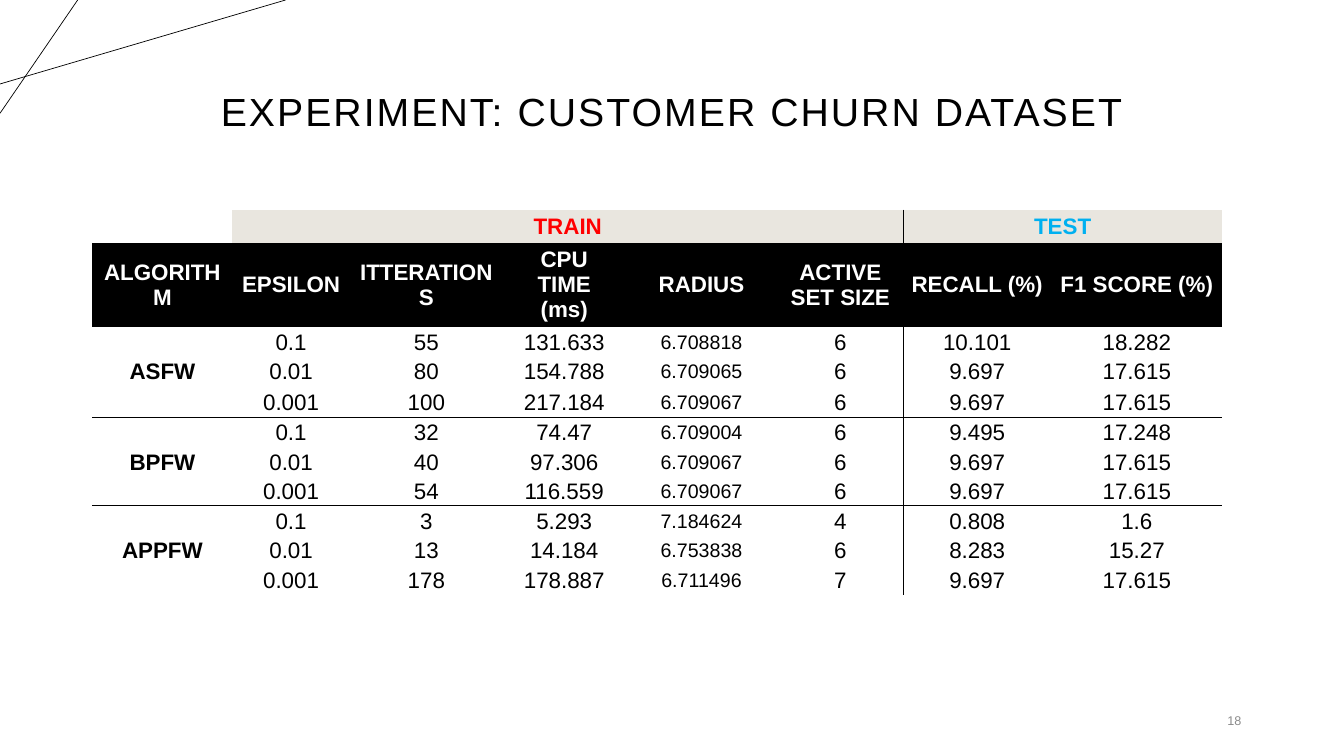
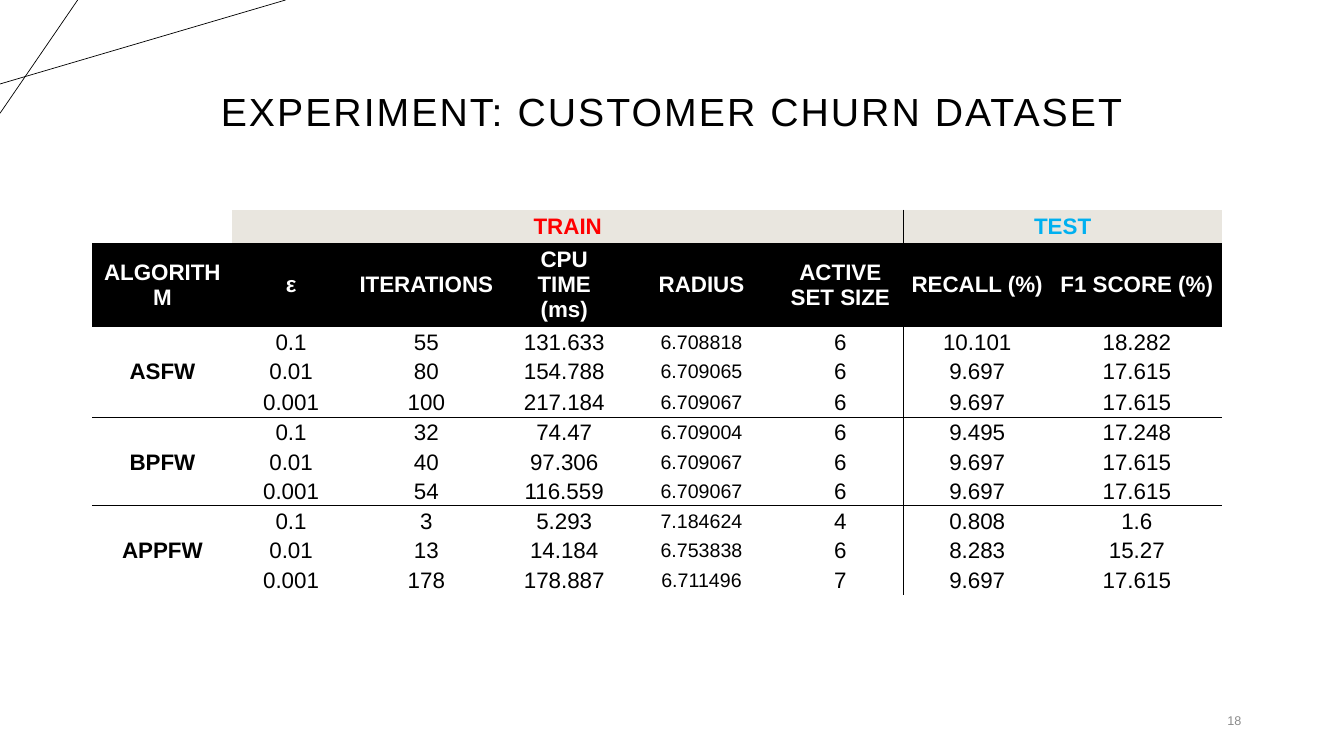
Before and after one commit to suleymanerim1/MEB_FrankWolfe_Optimization, a slide deck: slide 18 of Theory/Minimum Enclosing Ball for FW_Updated.pptx. Drawn at 1344x756 pixels with LibreOffice and Linux fonts; fonts in the diff are those of the drawing. Boxes give left, top, right and bottom in pixels: in the first picture for what was removed or moved away, otherwise in the second. Text is boxed around its words. In the diff, an @@ line names an element or a change of style, - is before the commit and + after.

```diff
--- a/Theory/Minimum Enclosing Ball for FW_Updated.pptx
+++ b/Theory/Minimum Enclosing Ball for FW_Updated.pptx
@@ table at (x1=93, y1=210, x2=1224, y2=603) @@
-row 2, column 2: EPSILON
+row 2, column 2: ε
-row 2, column 3: ITTERATIONS
+row 2, column 3: ITERATIONS
```
Also in this commit, not shown: 6 other slides changed.
